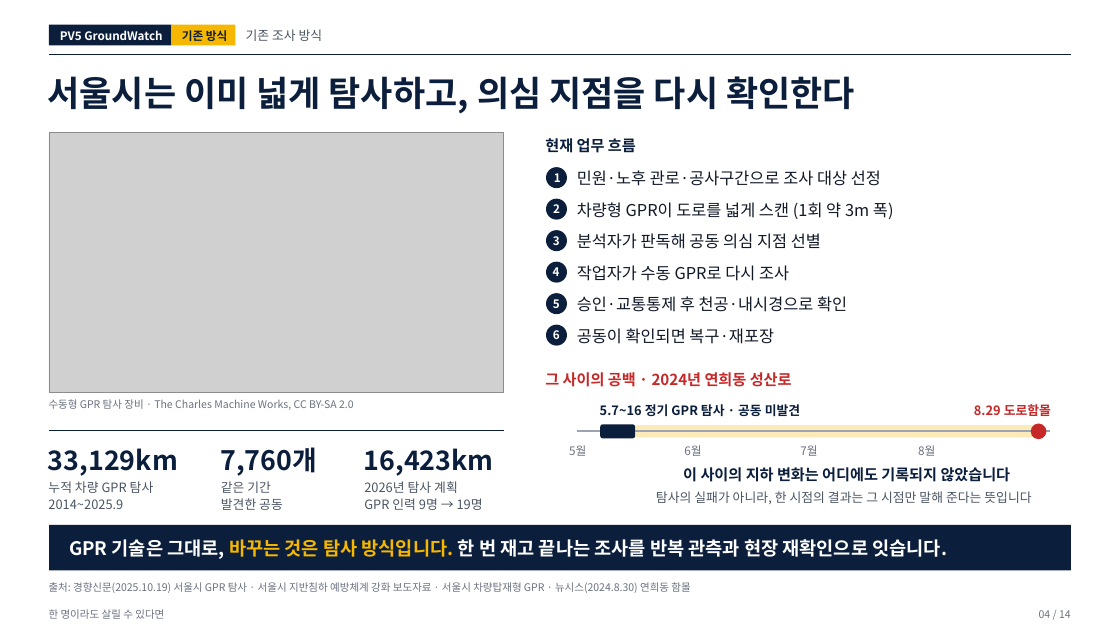
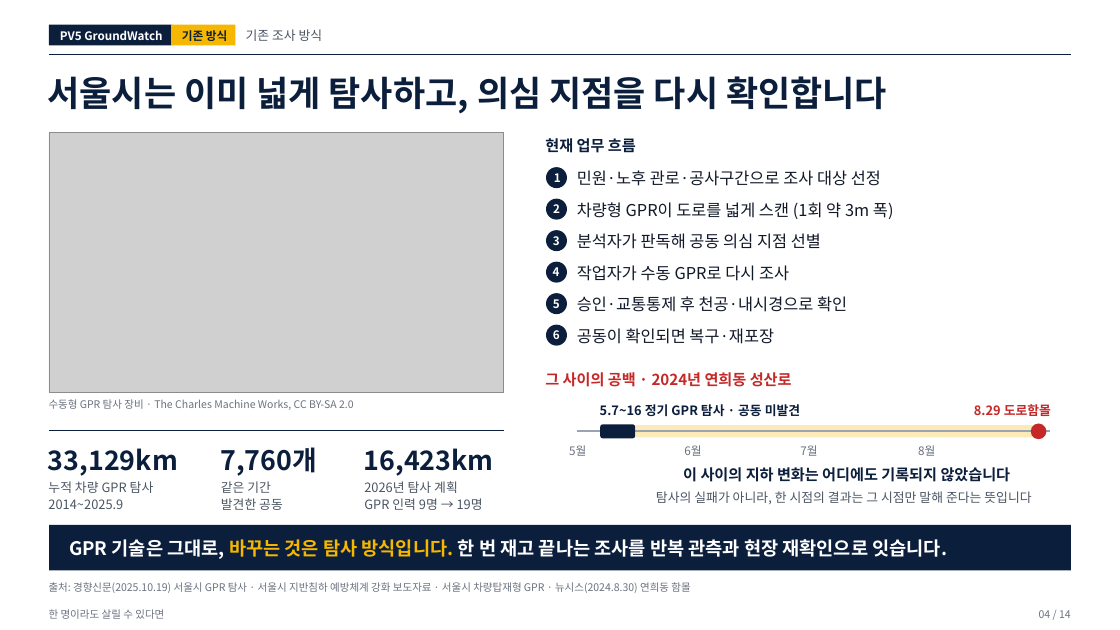
Before and after one commit to woojin-choe/pv5-hose-lab, a slide deck: slide 4 of ppt_all/PV5_GroundWatch_10_19.pptx. Drawn at 1120x630 pixels with LibreOffice and Linux fonts; fonts in the diff are those of the drawing; grey boxes stand for pictures. Boxes give left, top, right and bottom in pixels: in the first picture for what was removed or moved away, otherwise in the second. Text is boxed around its words. In the diff, an @@ line names an element or a change of style, - is before the commit and + after.

```diff
--- a/ppt_all/PV5_GroundWatch_10_19.pptx
+++ b/ppt_all/PV5_GroundWatch_10_19.pptx
@@ text at [48,76,887,114]: text changed @@
-서울시는 이미 넓게 탐사하고, 의심 지점을 다시 확인한다
+서울시는 이미 넓게 탐사하고, 의심 지점을 다시 확인합니다
```
Also in this commit, not shown: 11 other slides changed, 1 other file.
